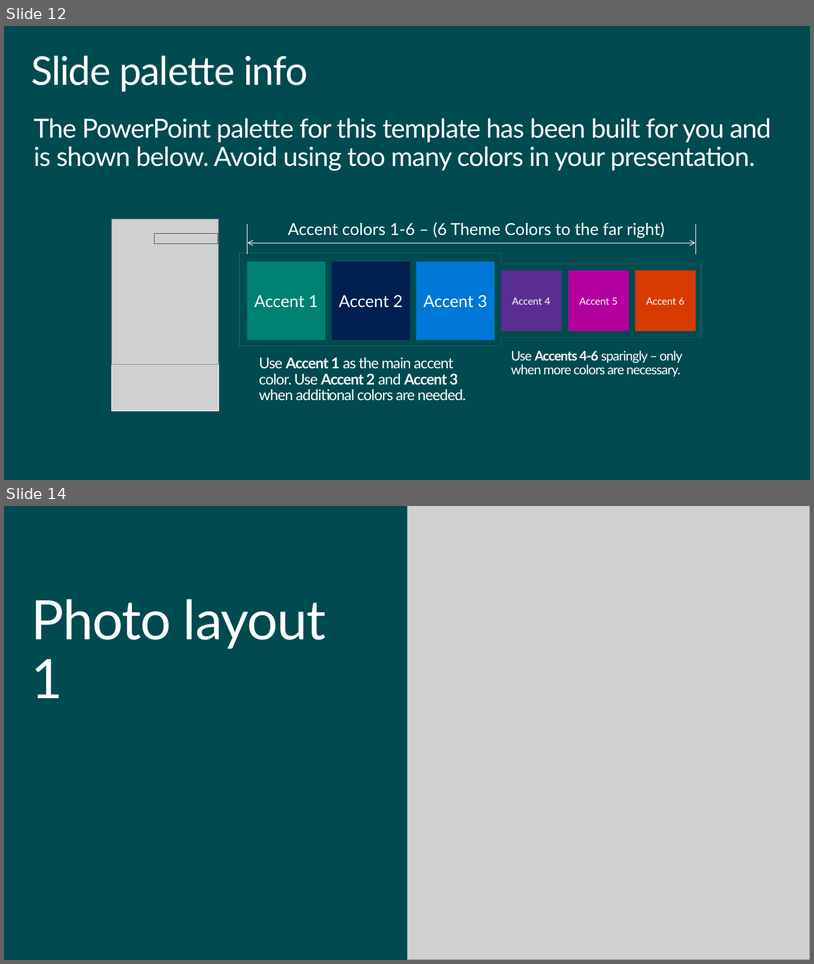
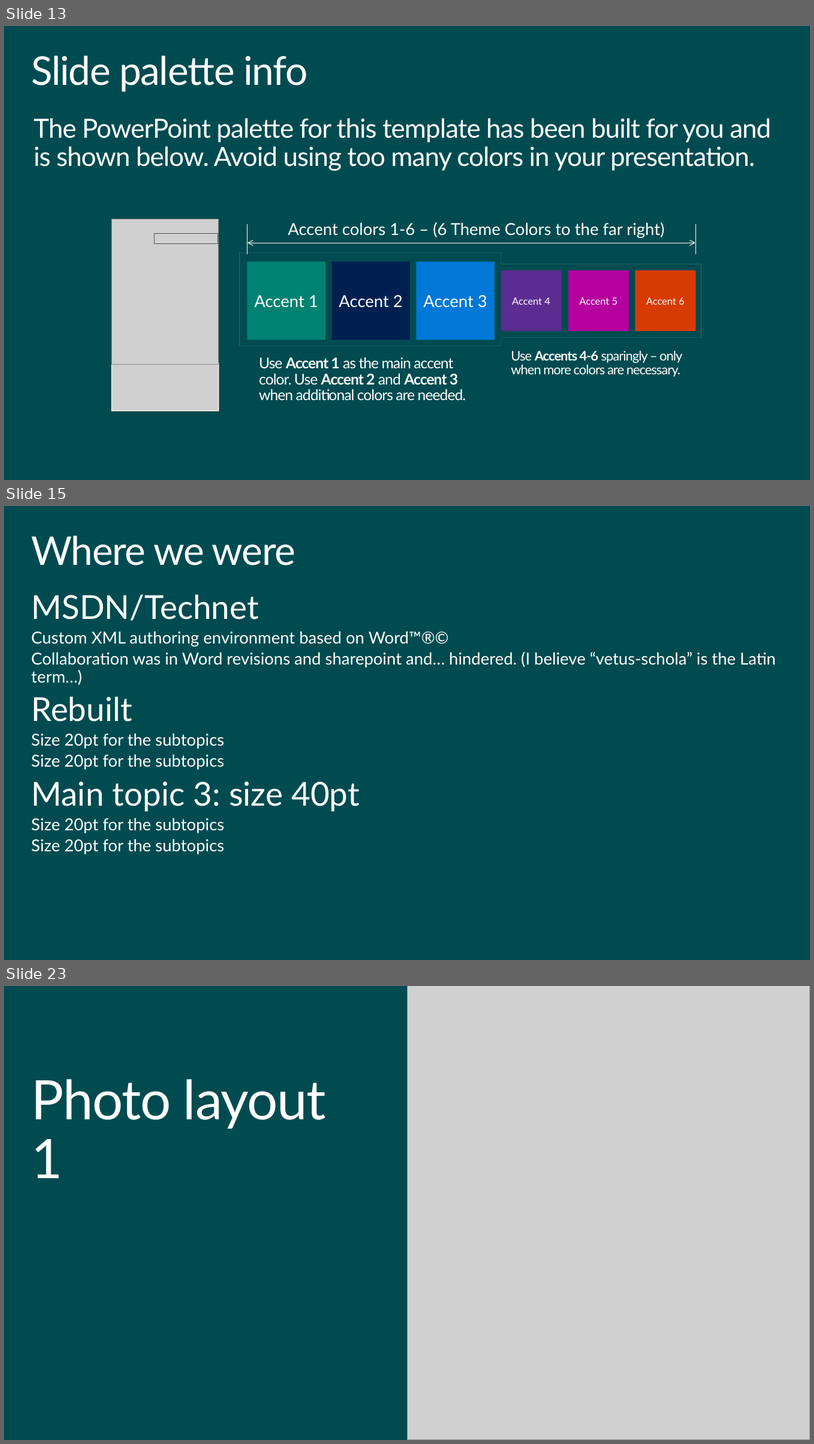
Before and after one commit to squillace/presentations, a slide deck: idw-2015/Content Matters-Open Authoring and Collaboration Across Disciplines.pptx. Shown one above the other, each under a label of ours: slides 12 and 14 before the commit, slides 13, 15 and 23 after it; the slides between them are not shown. The pictures are 814x964 and 814x1444 pixels, drawn with LibreOffice and Linux fonts; fonts in the diff are those of the drawing; grey boxes stand for pictures; background and template pictures are left out. Boxes give left, top, right and bottom in pixels: in the first picture for what was removed or moved away, otherwise in the second. Text is boxed around its words. In the diff, an @@ line names an element or a change of style, - is before the commit and + after.

```diff
--- a/idw-2015/Content Matters-Open Authoring and Collaboration Across Disciplines.pptx
+++ b/idw-2015/Content Matters-Open Authoring and Collaboration Across Disciplines.pptx
@@ slide 15 added at (x1=4, y1=506, x2=810, y2=960), background #004B50 @@
@@ title added at (x1=31, y1=535, x2=296, y2=565), 48 pt, text #FFFFFF @@
+Where we were
@@ text added at (x1=31, y1=594, x2=776, y2=854), 20 pt, text #FFFFFF @@
+MSDN/Technet
+  Custom XML authoring environment based on Word™®©
+  Collaboration was in Word revisions and sharepoint and… hindered. (I believe “vetus-schola” is the Latin term…)
+Rebuilt
+  Size 20pt for the subtopics
+  Size 20pt for the subtopics
+Main topic 3: size 40pt
+  Size 20pt for the subtopics
+  Size 20pt for the subtopics
@@ what was slide 12 is now slide 13 @@
@@ what was slide 14 is now slide 23 @@
```
Also in this commit, not shown: 2 slides changed, 9 other slides added, 1 slide removed.
